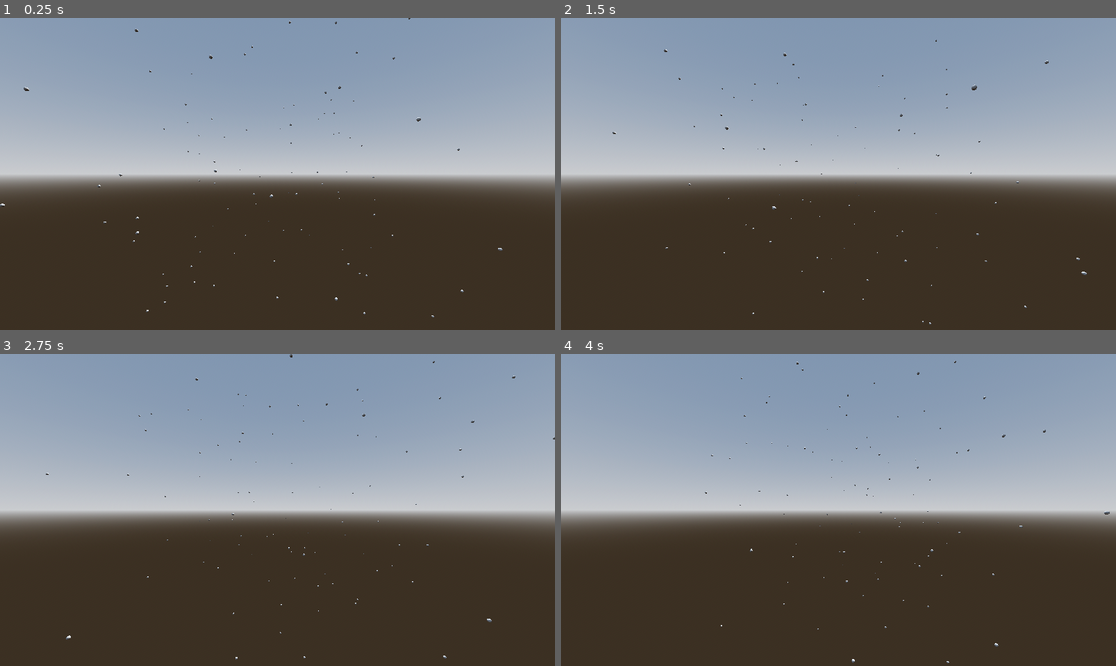
Above: before the commit, frames 1-4 (two rows, left to right).
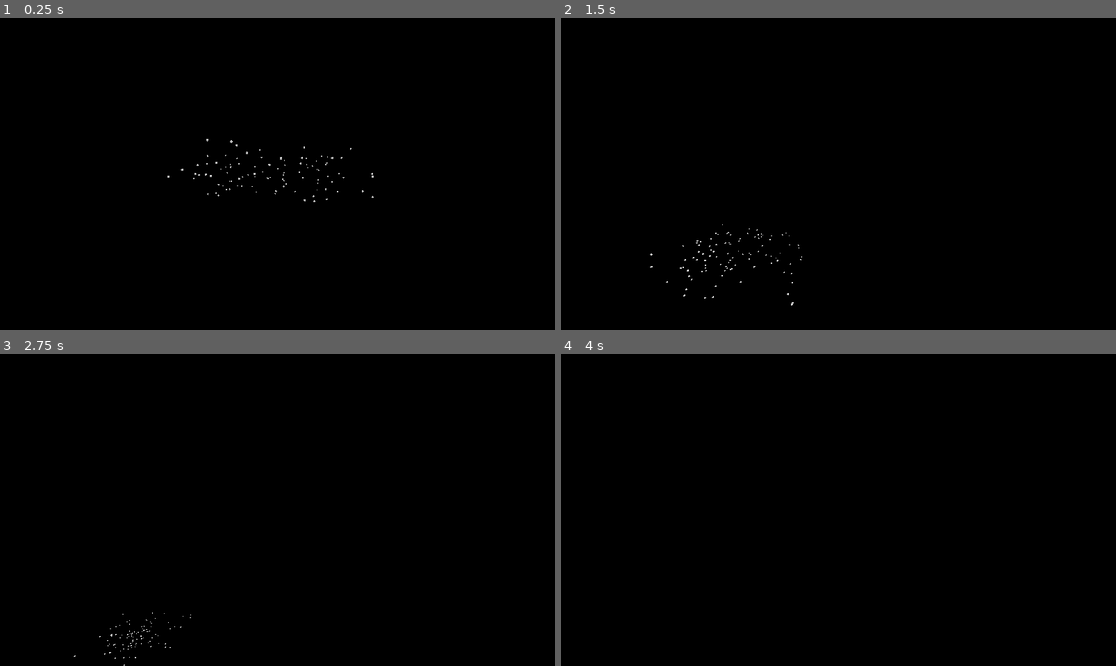
Above: after the commit, the same moments.

Repository: kingsiddhu/boids-godot
Game: Godot game, scene res://Assets/Main3.0.tscn
Same seed, same stepped clock (60 frames per second), same inputs: the game is played once before the commit and once after it.
Inputs (mouse positions are in pixels of both pictures, inside the frame that each line leads up to):
- Up to frame 1 (0.25 s): no input
- Up to frame 2 (1.5 s): move the mouse to (960, 158) at 0.52 s; hold D 0.53-1.28 s; hold Shift 0.53-1.28 s; click (960, 158) at 0.67 s; tap Ctrl at 0.8, 1.35 s; move the mouse to (727, 189) at 1.27 s; hold S from 1.28 s (still down); click (727, 189) at 1.42 s
- Up to frame 3 (2.75 s): tap Shift at 1.55 s; move the mouse to (333, 441) at 2.02 s; release S at 2.03 s; hold D from 2.03 s (still down); hold Shift from 2.03 s (still down); click (333, 441) at 2.17 s; tap Ctrl at 2.3 s
- Up to frame 4 (4 s): move the mouse to (810, 572) at 2.77 s; release D at 2.78 s; release Shift at 2.78 s; hold W 2.78-3.53 s; tap Ctrl at 2.85, 3.8 s; click (810, 572) at 2.92 s; tap Shift at 3.05 s; move the mouse to (1005, 556) at 3.52 s; hold A from 3.53 s (still down); hold Shift from 3.53 s (still down); click (1005, 556) at 3.67 s

The runs differ from the first frame. In frame 1, 100% of the frame differs, in the area x 0-100%, y 0-100%; in frame 2, 100%; in frame 3, 100%; in frame 4, 100%.

Commit message:
cam mov, boid upgrade, debug boxes
Added randomness,
border margins and forces prevention of not going out of bounds,
View Border margins in debug mode

Diff:
--- a/Assets/Main3.0.tscn
+++ b/Assets/Main3.0.tscn
@@ -1,8 +1,11 @@
-[gd_scene load_steps=8 format=3 uid="uid://dry4n2alw8f6c"]
+[gd_scene load_steps=14 format=3 uid="uid://dry4n2alw8f6c"]
 
 [ext_resource type="Script" uid="uid://t6136j2ir5il" path="res://Assets/boidSpawner.gd" id="1_h4bx0"]
-[ext_resource type="PackedScene" uid="uid://bpfru02q8e6wo" path="res://Assets/boid.tscn" id="2_8bnh4"]
-[ext_resource type="Script" uid="uid://bkuxrdlc6ng6h" path="res://Assets/boidResource.gd" id="3_t41lc"]
+[ext_resource type="PackedScene" uid="uid://bpfru02q8e6wo" path="res://Assets/boid.tscn" id="2_870tr"]
+[ext_resource type="Script" uid="uid://bkuxrdlc6ng6h" path="res://Assets/boidResource.gd" id="2_cdoht"]
+[ext_resource type="Script" uid="uid://bqs1knj2ygjje" path="res://Assets/avoidermarker.gd" id="4_cdoht"]
+[ext_resource type="Script" uid="uid://dwj8q0bub5143" path="res://Assets/cam.gd" id="4_l1les"]
+[ext_resource type="Script" uid="uid://daxa0duq2kva4" path="res://Assets/debug.gd" id="5_870tr"]
 
 [sub_resource type="ProceduralSkyMaterial" id="ProceduralSkyMaterial_5we7w"]
 sky_horizon_color = Color(0.662243, 0.671743, 0.686743, 1)
@@ -12,25 +15,37 @@
 sky_material = SubResource("ProceduralSkyMaterial_5we7w")
 
 [sub_resource type="Environment" id="Environment_h4bx0"]
-background_mode = 2
+background_mode = 1
 sky = SubResource("Sky_fejey")
+ambient_light_source = 2
+ambient_light_color = Color(1, 1, 1, 1)
 tonemap_mode = 2
 glow_enabled = true
 
-[sub_resource type="Resource" id="Resource_kbw8a"]
-script = ExtResource("3_t41lc")
-boidScene = ExtResource("2_8bnh4")
-visualRange = 30.0
-separationDistance = 80.0
+[sub_resource type="Resource" id="Resource_870tr"]
+script = ExtResource("2_cdoht")
+boidScene = ExtResource("2_870tr")
+visualRange = 3.0
+separationDistance = 8.0
 predatorMinDist = 30.0
 cohesionWeight = 0.3
-separationWeight = 50.0
+separationWeight = 5.0
 alignmentWeight = 1.0
 bordersWeight = 30.0
 predatorWeight = 50.0
-maxVelocity = 30.0
+randomnessFactor = 10.0
+maxVelocity = 28.0
 maxAcceleration = 100.0
 metadata/_custom_type_script = "uid://bkuxrdlc6ng6h"
+
+[sub_resource type="SphereShape3D" id="SphereShape3D_cdoht"]
+radius = 20.0
+
+[sub_resource type="BoxShape3D" id="BoxShape3D_cdoht"]
+size = Vector3(95.4827, 27.4691, 103.775)
+
+[sub_resource type="BoxShape3D" id="BoxShape3D_870tr"]
+size = Vector3(85.9344, 24.7222, 93.3975)
 
 [node name="Main3_0" type="Node3D"]
 
@@ -42,9 +57,9 @@
 shadow_enabled = true
 
 [node name="VisibleOnScreenNotifier3D" type="VisibleOnScreenNotifier3D" parent="."]
-aabb = AABB(-82, -79, -77.1514, 164, 158, 154.303)
+aabb = AABB(-47.7413, -13.7346, -51.8875, 95.4827, 27.4691, 103.775)
 script = ExtResource("1_h4bx0")
-boidData = SubResource("Resource_kbw8a")
+boidData = SubResource("Resource_870tr")
 numberOfBoids = 100
 
 [node name="Boids" type="Node3D" parent="VisibleOnScreenNotifier3D"]
@@ -52,8 +67,33 @@
 [node name="Avoiders" type="Node3D" parent="VisibleOnScreenNotifier3D"]
 
 [node name="Marker3D" type="Marker3D" parent="VisibleOnScreenNotifier3D/Avoiders"]
-transform = Transform3D(1, 0, 0, 0, 1, 0, 0, 0, 1, 49.7762, 0, 61.2183)
+transform = Transform3D(1, 0, 0, 0, 1, 0, 0, 0, 1, 25.4001, 0, 20.7663)
 gizmo_extents = 10.0
+script = ExtResource("4_cdoht")
+mul = 20.0
 
-[node name="Camera3D" type="Camera3D" parent="."]
+[node name="Area3D" type="Area3D" parent="VisibleOnScreenNotifier3D/Avoiders/Marker3D"]
+
+[node name="CollisionShape3D" type="CollisionShape3D" parent="VisibleOnScreenNotifier3D/Avoiders/Marker3D/Area3D"]
+shape = SubResource("SphereShape3D_cdoht")
+
+[node name="DEBUG" type="Node3D" parent="VisibleOnScreenNotifier3D"]
+script = ExtResource("5_870tr")
+
+[node name="Area3D" type="Area3D" parent="VisibleOnScreenNotifier3D/DEBUG"]
+
+[node name="CollisionShape3D" type="CollisionShape3D" parent="VisibleOnScreenNotifier3D/DEBUG/Area3D"]
+shape = SubResource("BoxShape3D_cdoht")
+debug_color = Color(0.67451, 0.388235, 0.835294, 0.211765)
+
+[node name="Area3D2" type="Area3D" parent="VisibleOnScreenNotifier3D/DEBUG"]
+
+[node name="CollisionShape3D" type="CollisionShape3D" parent="VisibleOnScreenNotifier3D/DEBUG/Area3D2"]
+shape = SubResource("BoxShape3D_870tr")
+debug_color = Color(0.678431, 0.505882, 0, 0.172549)
+
+[node name="Node3D" type="Node3D" parent="."]
+script = ExtResource("4_l1les")
+
+[node name="Camera3D" type="Camera3D" parent="Node3D"]
 transform = Transform3D(1, 0, 0, 0, 1, 0, 0, 0, 1, 0, 0, 132.331)
--- /dev/null
+++ b/Assets/avoidermarker.gd
@@ -0,0 +1,3 @@
+extends Marker3D
+
+@export var mul : float = 1.0
--- a/Assets/boidResource.gd
+++ b/Assets/boidResource.gd
@@ -3,18 +3,19 @@
 
 
 @export var boidScene: PackedScene
-@export var visualRange: float = 30
-@export var separationDistance: float = 80
-@export var predatorMinDist: float = 300
+@export var visualRange: float = 3
+@export var separationDistance: float = 8
+@export var predatorMinDist: float = 30
 
 
 @export var cohesionWeight: float = 0.3
-@export var separationWeight: float = 50
+@export var separationWeight: float = 5
 @export var alignmentWeight: float = 1
 
-@export var bordersWeight: float = 300
-@export var predatorWeight: float = 500
+@export var bordersWeight: float = 30
+@export var predatorWeight: float = 50
 
+@export var randomnessFactor: float = 10
 
-@export var maxVelocity: float = 280
-@export var maxAcceleration: float = 1000
+@export var maxVelocity: float = 28
+@export var maxAcceleration: float = 100
--- a/Assets/boidSpawner.gd
+++ b/Assets/boidSpawner.gd
@@ -7,10 +7,18 @@
 var _boids = []
 var _avoiders = []
 
+
+@export var bordermag : float = .9
+@onready var enve = aabb.position
+@onready var epve = aabb.size + enve
+
+@onready var bsafen = enve * bordermag
+@onready var bsafep = epve * bordermag
+
+
 # Called when the node enters the scene tree for the first time.
 func _ready():
-	Input.set_mouse_mode(Input.MOUSE_MODE_HIDDEN)
-
+	prints(enve,epve)
 	randomize()
 
 	for i in range(numberOfBoids):
@@ -27,13 +35,15 @@
 		instance.maxAcceleration = boidData.maxAcceleration
 
 func _process(delta):
+
+
 	if is_on_screen():
 		_detectNeighbors()
 
 		_cohesion()
 		_separation()
 		_alignment()
-
+		_randomness()
 		_borders(delta)
 		for i in $Avoiders.get_children():
 			_escapePredator(i)
@@ -101,12 +111,31 @@
 
 func _borders(delta):
 	for boid in _boids:
-		var pos = boid.get_position()
-
+		var pos = boid.position
 		if (
-			(pos.x < aabb.position.x or pos.x > aabb.size.x+aabb.position.x) or
-			(pos.y < aabb.position.y or pos.y > aabb.size.y+aabb.position.y) or
-			(pos.z < aabb.position.z or pos.z > aabb.size.z+aabb.position.z)):
+			(pos.x < enve.x or pos.x > epve.x) or
+			(pos.y < enve.y or pos.y > epve.y) or
+			(pos.z < enve.z or pos.z > epve.z)):
+			if pos.x < enve.x:
+				pos.x= enve.x
+			if pos.y < enve.y:
+				pos.y= enve.y
+			if pos.z < enve.z:
+				pos.z= enve.z
+			if pos.x > epve.x:
+				pos.x= epve.x
+			if pos.y > epve.y:
+				pos.y= epve.y
+			if pos.z > epve.z:
+				pos.z= epve.z
+			var midsPoint = Vector3.ZERO
+			var disr = (midsPoint - pos).normalized()
+			boid.acceleration = disr
+			boid.position = pos
+		if (
+			(pos.x < bsafen.x or pos.x > bsafep.x) or
+			(pos.y < bsafen.y or pos.y > bsafep.y) or
+			(pos.z < bsafen.z or pos.z > bsafep.z)):
 			boid.timeOutOfBorders += delta
 			var midPoint = Vector3.ZERO
 			var dir = (midPoint - boid.get_position()).normalized()
@@ -114,10 +143,18 @@
 		else:
 			boid.timeOutOfBorders = 0
 
+func _randomness():
+	randomize()
+	for boid in _boids:
+		boid.acceleration += Vector3(randf_range(-1,1),randf_range(-1,1),randf_range(-1,1)).normalized() * boidData.randomnessFactor
+
 func _escapePredator(i):
 	for boid in _boids:
 		var dist = boid.get_position().distance_to(i.get_position())
 		if (dist < boidData.predatorMinDist):
 			var dir = (boid.get_position() - i.get_position()).normalized()
-			var multiplier = sqrt(1 - (dist / boidData.predatorMinDist))
+			var multiplier = sqrt(1 - (dist / boidData.predatorMinDist)) * i.mul
 			boid.acceleration += dir * multiplier * boidData.predatorWeight / ($Avoiders.get_children().size())
+
+
+##DEBUHHGGGG
--- /dev/null
+++ b/Assets/cam.gd
@@ -0,0 +1,23 @@
+extends Node3D
+
+
+func _physics_process(delta: float) -> void:
+	var d: Vector3
+
+	d.y+= (int(Input.is_key_pressed(KEY_SHIFT)) - int(Input.is_key_pressed(KEY_CTRL)))
+	d.x+= (int(Input.is_key_pressed(KEY_D)) - int(Input.is_key_pressed(KEY_A)))
+	d.z-= (int(Input.is_key_pressed(KEY_W)) - int(Input.is_key_pressed(KEY_S)))
+	position += transform.basis * d * delta * 100
+
+
+
+func _input(event: InputEvent) -> void:
+	if event is InputEventMouseMotion and Input.is_mouse_button_pressed(MOUSE_BUTTON_RIGHT):
+		var x = event.relative
+		rotation.y += x.x * 0.01
+		rotation.x += x.y * 0.01
+	if event is InputEventMouseButton:
+		if event.button_index == MOUSE_BUTTON_WHEEL_UP:
+			$Camera3D.position.z = clampf($Camera3D.position.z + 100 * get_physics_process_delta_time(), 0, 1000)
+		if event.button_index == MOUSE_BUTTON_WHEEL_DOWN:
+			$Camera3D.position.z= clampf($Camera3D.position.z - 100 * get_physics_process_delta_time(), 0, 1000)
--- /dev/null
+++ b/Assets/debug.gd
@@ -0,0 +1,15 @@
+@tool
+extends Node3D
+@export var update : bool = false:
+	get:
+		return update
+	set(val):
+		var aabb = get_parent().aabb
+		print(val)
+		update = false
+		$Area3D/CollisionShape3D.shape.size = aabb.size
+		$Area3D2/CollisionShape3D.shape.size = aabb.size * get_parent().bordermag
+
+func _process(delta: float) -> void:
+	pass
+	#rotation.x+=delta*10
--- a/project.godot
+++ b/project.godot
@@ -15,6 +15,10 @@
 config/features=PackedStringArray("4.4", "Forward Plus")
 config/icon="res://icon.svg"
 
+[dotnet]
+
+project/assembly_name="Boids"
+
 [physics]
 
 3d/default_gravity=0.0
Not shown, added: Assets/avoidermarker.gd.uid
Not shown, added: Assets/cam.gd.uid
Not shown, added: Assets/debug.gd.uid
